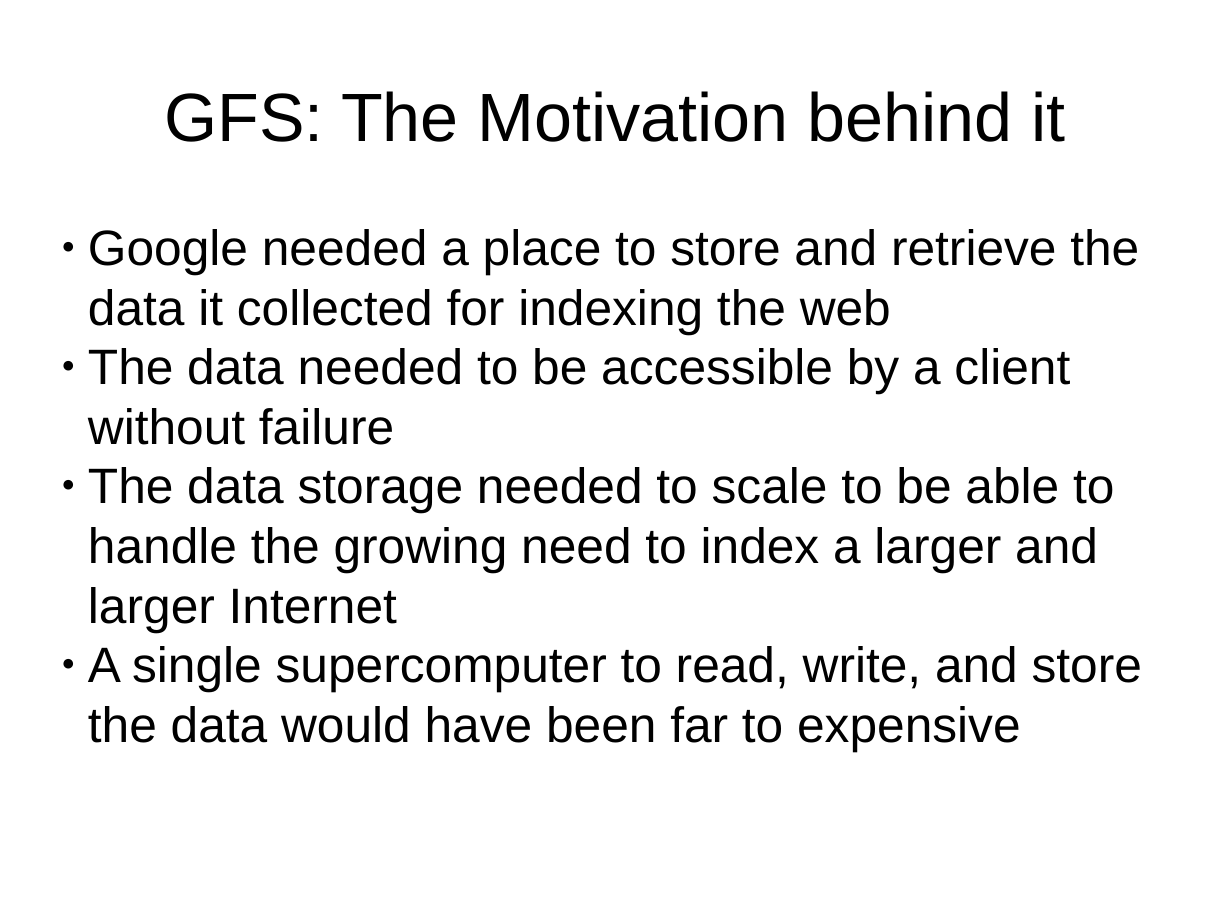
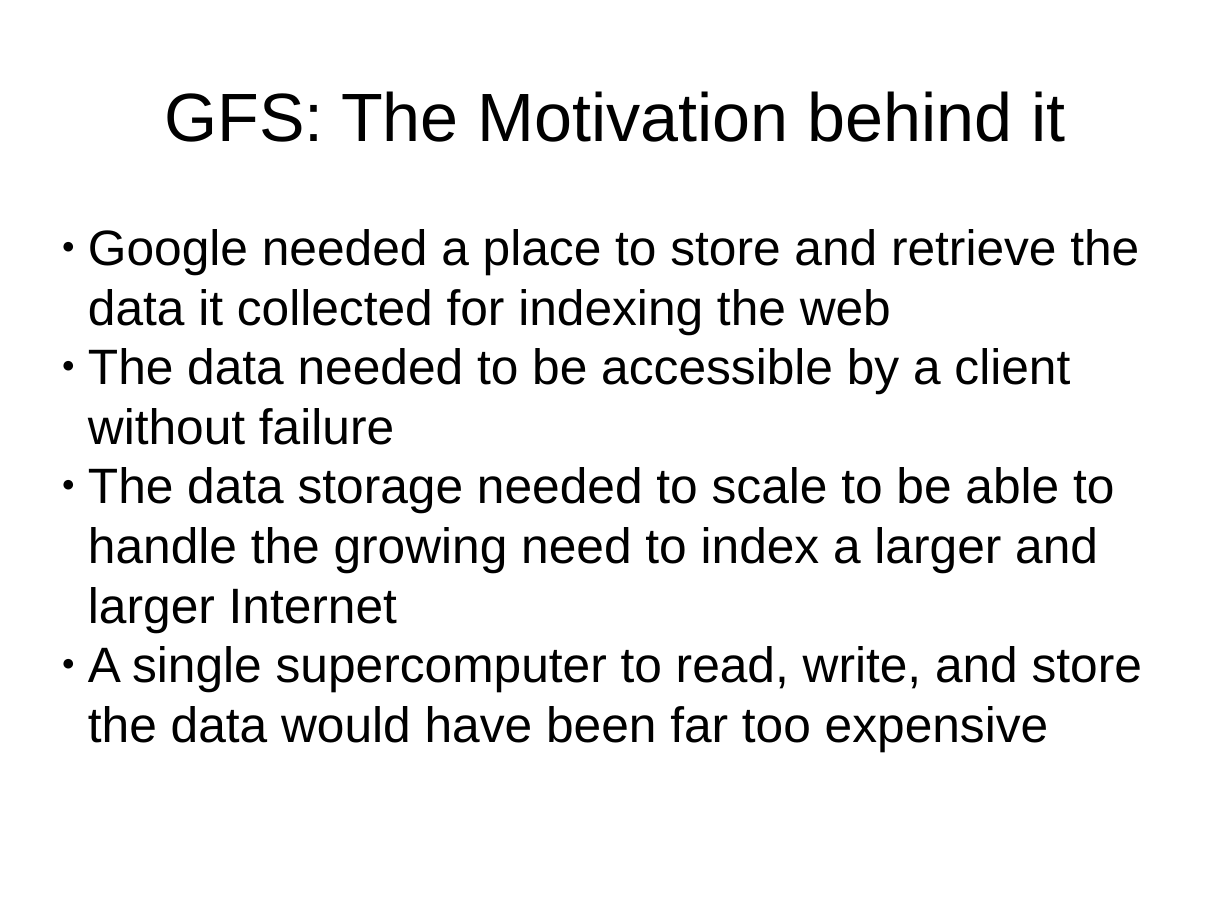
Before and after one commit to twcannon/MSDataSci, a slide deck: slide 3 of CSIS604/projects/assignment_4/assignment_4_ppt.pptx. Drawn at 1232x924 pixels with LibreOffice and Linux fonts; fonts in the diff are those of the drawing. Boxes give left, top, right and bottom in pixels: in the first picture for what was removed or moved away, otherwise in the second. Text is boxed around its words. In the diff, an @@ line names an element or a change of style, - is before the commit and + after.

```diff
--- a/CSIS604/projects/assignment_4/assignment_4_ppt.pptx
+++ b/CSIS604/projects/assignment_4/assignment_4_ppt.pptx
@@ text at box(88, 646, 1142, 752): text changed @@
-● A single supercomputer to read, write, and store the data would have been far to expensive
+● A single supercomputer to read, write, and store the data would have been far too expensive
```
Also in this commit, not shown: 11 other slides changed, 2 slides removed, 6 other files.
